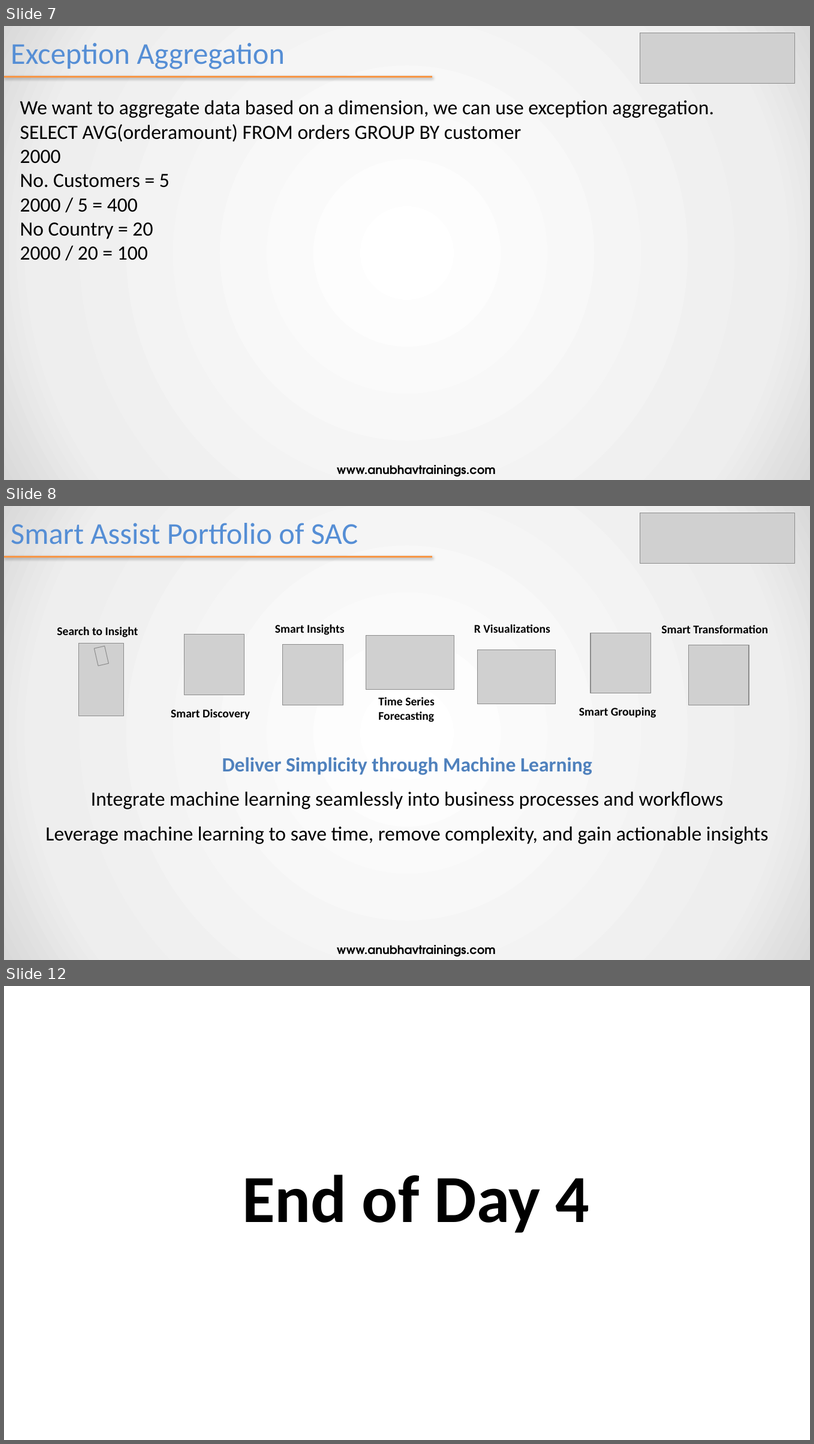
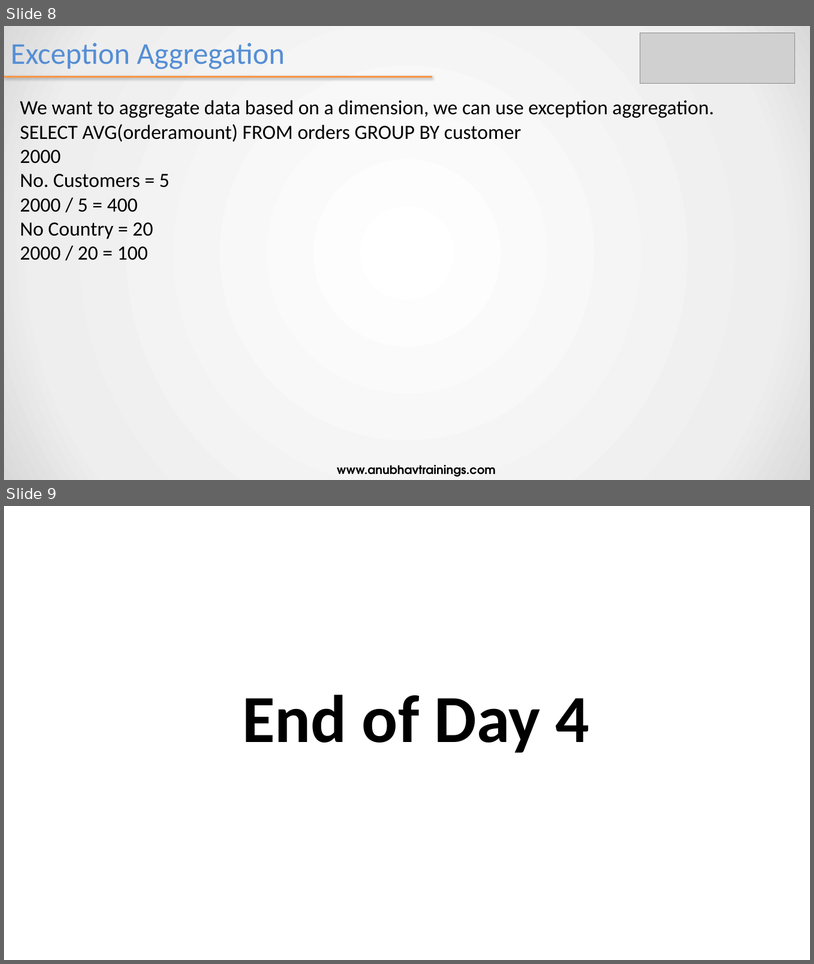
Before and after one commit to soyuztechnologies/SAC_merckgroup, a slide deck: day 4/SAC_Training Day 4.pptx. Shown one above the other, each under a label of ours: slides 7, 8 and 12 before the commit, slides 8 and 9 after it; the slides between them are not shown. The pictures are 814x1444 and 814x964 pixels, drawn with LibreOffice and Linux fonts; fonts in the diff are those of the drawing; grey boxes stand for pictures. Boxes give left, top, right and bottom in pixels: in the first picture for what was removed or moved away, otherwise in the second. Text is boxed around its words. In the diff, an @@ line names an element or a change of style, - is before the commit and + after.

```diff
--- a/day 4/SAC_Training Day 4.pptx
+++ b/day 4/SAC_Training Day 4.pptx
@@ slide 8 removed at (4,506,810,960), background gradient #FFFFFF to #EEEEEE to #D9D9D9 @@
@@ title removed at (11,523,358,544) @@
-Smart Assist Portfolio of SAC
@@ picture removed at (641,513,795,564) @@
@@ line removed from (4, 557) to (433, 557) @@
@@ text removed at (57,627,138,637) @@
-Search to Insight
@@ text removed at (275,624,345,635) @@
-Smart Insights
@@ text removed at (474,624,551,633) @@
-R Visualizations
@@ text removed at (662,625,768,633) @@
-Smart Transformation
@@ picture removed at (79,643,125,715) @@
@@ picture removed at (94,646,108,666) @@
@@ picture removed at (184,634,245,695) @@
@@ picture removed at (283,645,344,705) @@
@@ picture removed at (366,635,455,690) @@
@@ picture removed at (477,649,556,704) @@
@@ picture removed at (591,633,651,693) @@
@@ picture removed at (689,645,749,705) @@
@@ text removed at (378,697,435,722) @@
-Time Series
-Forecasting
@@ text removed at (171,709,250,719) @@
-Smart Discovery
@@ text removed at (579,707,657,718) @@
-Smart Grouping
@@ text removed at (45,757,769,844) @@
-Deliver Simplicity through Machine Learning
-Integrate machine learning seamlessly into business processes and workflows
-Leverage machine learning to save time, remove complexity, and gain actionable insights
@@ text removed at (337,945,496,957) @@
-www.anubhavtrainings.com
@@ what was slide 7 is now slide 8 @@
@@ what was slide 12 is now slide 9 @@
```
Also in this commit, not shown: 1 slide changed, 1 slide added, 3 other slides removed, 13 other files.
